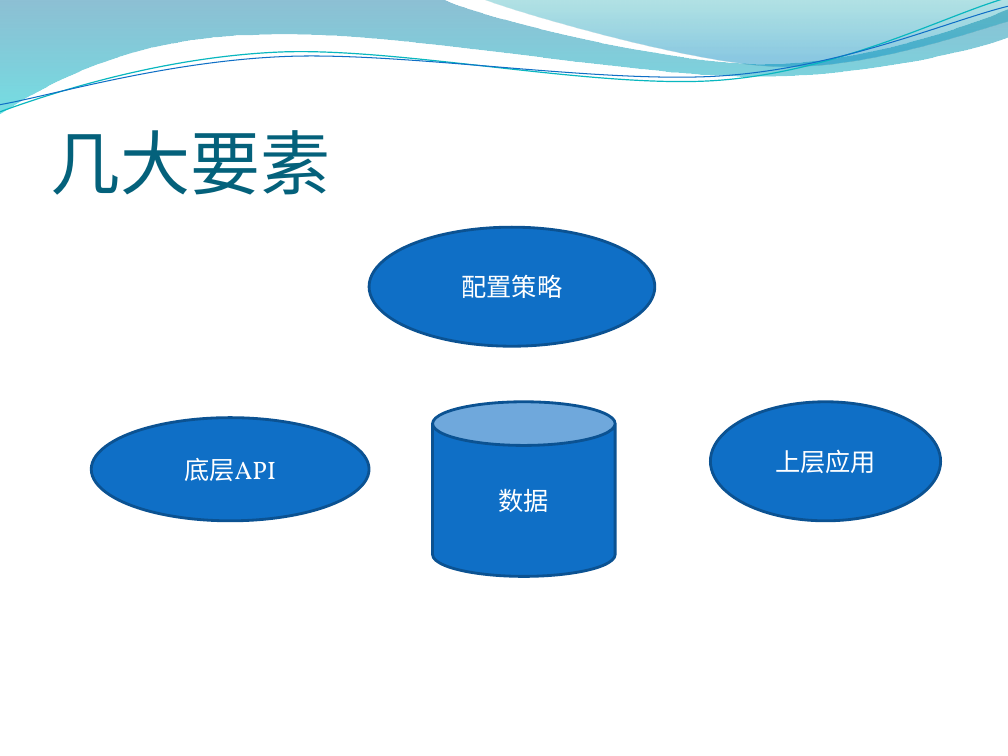
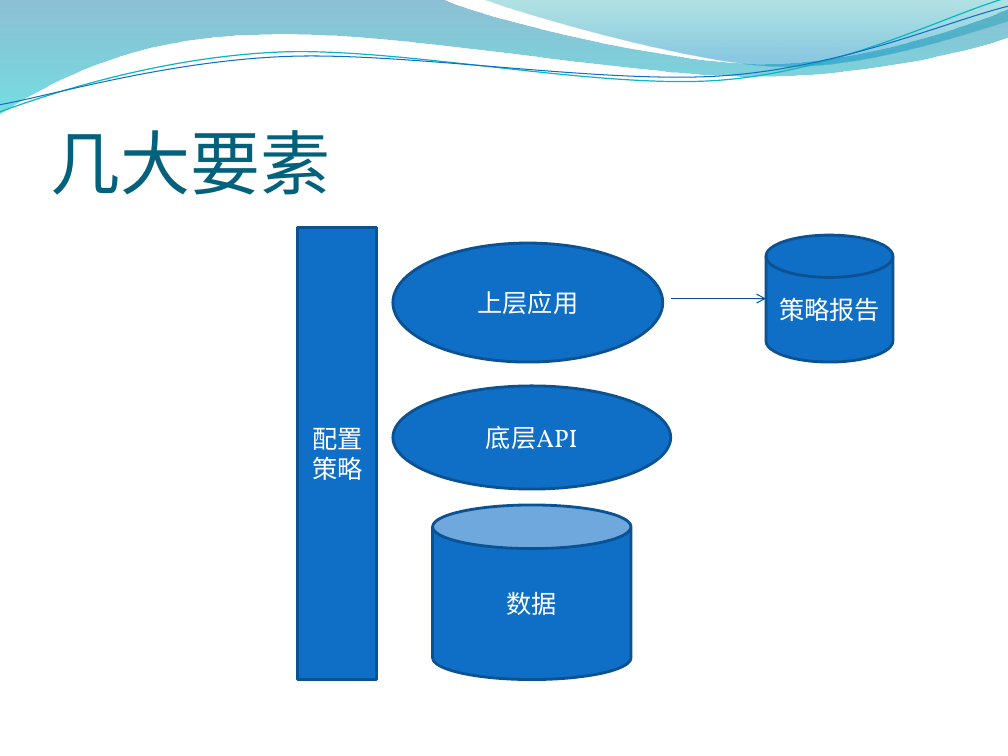
Before and after one commit to grasp/small_fish_0, a slide deck: slide 3 of version1.0/document/股票分析系统.pptx. Drawn at 1008x756 pixels with LibreOffice and Linux fonts; fonts in the diff are those of the drawing; background and template pictures are left out. Boxes give left, top, right and bottom in pixels: in the first picture for what was removed or moved away, otherwise in the second. Text is boxed around its words. In the diff, an @@ line names an element or a change of style, - is before the commit and + after.

Commit message:
update on 2014/03/31 - 7:56:23.50

```diff
--- a/version1.0/document/股票分析系统.pptx
+++ b/version1.0/document/股票分析系统.pptx
@@ rectangle "配置策略": place and size @@
-rectangle "配置策略" at (369, 227, 654, 346)
+rectangle "配置策略" at (297, 227, 377, 679)
@@ rectangle "配置策略" at (297, 227, 377, 679): ellipse to rectangle @@
@@ cylinder added at (766, 235, 893, 362), fill #0F6FC6, outline #0B5292 2 pt, 18 pt, text #FFFFFF @@
+策略报告
@@ ellipse "上层应用": place and size @@
-ellipse "上层应用" at (711, 402, 940, 521)
+ellipse "上层应用" at (393, 243, 663, 362)
@@ arrow added from (670, 298) to (766, 298), #095295 0.75 pt @@
@@ ellipse "底层API": place and size @@
-ellipse "底层API" at (92, 417, 370, 520)
+ellipse "底层API" at (393, 386, 671, 489)
@@ cylinder "数据": place and size @@
-cylinder "数据" at (432, 402, 615, 577)
+cylinder "数据" at (432, 505, 631, 679)
```
Also in this commit, not shown: 1 other slide changed.
